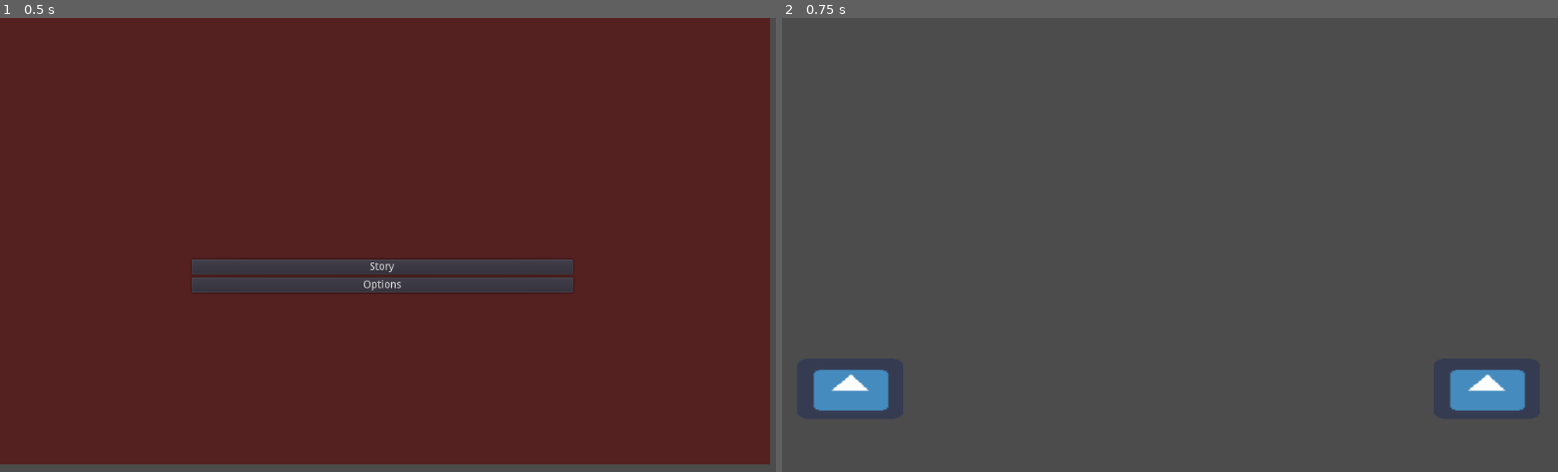
Above: before the commit, frames 1-2 (left to right).
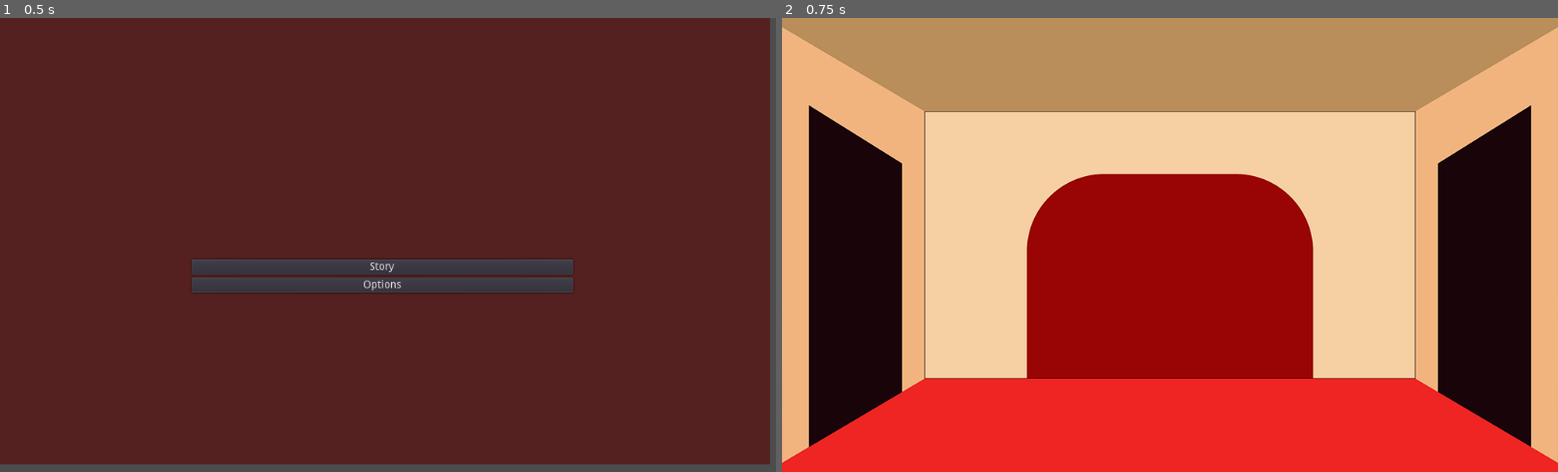
Above: after the commit, the same moments.

Repository: Jeremias-Pellegrino/DVBBGameJamNov2022
Game: Godot game, scene res://Menu/Menu.tscn
Two runs of this game, one before a commit and one after it. Both use one fixed random seed, a clock stepped at 60 frames per second and the inputs below. The engine's default icon, where the game draws it, is replaced by a stand-in: a white triangle on a blue panel in a dark square.
Inputs:
- Up to frame 1 (0.5 s): no input
- Up to frame 2 (0.75 s): click "Story" at 0.5 s

Frame 1 is identical in both runs. In frame 2, 100% of the frame differs, in the area x 0-100%, y 0-100%.

Commit message:
TRying to use resources for the rooms

Diff:
--- a/GenericScreen/GenericScreen.gd
+++ /dev/null
@@ -1,25 +0,0 @@
-tool
-extends Control
-
-export(String) var backgroundTexture
-export(String) var backgroundTexture2
-export(String) var backgroundTexture3
-export(String) var backgroundTexture4
-
-onready var textureRect : TextureRect = $TextureRect
-onready var leftButton : TextureButton = $LeftArrow
-onready var rightButton : TextureButton = $RightArrow
-
-# Called when the node enters the scene tree for the first time.
-func _ready():
-
-
-	pass
-
-
-func _on_LeftArrow_button_up():
-	pass # Replace with function body.
-
-
-func _on_RightArrow_button_up():
-	pass # Replace with function body.
--- /dev/null
+++ b/Level 1/Level 1.gd
@@ -0,0 +1,26 @@
+extends Control
+
+onready var scene = $Scene
+const path: String = "res://Level 2/Level 2.tscn"
+
+#ponele que sean 2 o 3, puede ser cualquiwer numero
+#las condiciones deben ser linkeadas a este script
+
+var conditions = [true, true]
+
+# Called when the node enters the scene tree for the first time.
+func _ready():
+	#load condtions
+	print("load lvl1")
+	pass
+
+# Called every frame. 'delta' is the elapsed time since the previous frame.
+func _process(delta):
+	var tmp = conditions.duplicate()
+	for condition in conditions:
+		if condition == true:
+			tmp.pop_front()
+
+	if tmp.empty():
+		pass
+		get_tree().change_scene(path)
--- a/GenericScreen/GenericScreen.tscn
+++ b/Level 1/Level 1.tscn
@@ -1,7 +1,8 @@
-[gd_scene load_steps=3 format=2]
+[gd_scene load_steps=4 format=2]
 
 [ext_resource path="res://icon.png" type="Texture" id=1]
-[ext_resource path="res://GenericScreen/GenericScreen.gd" type="Script" id=2]
+[ext_resource path="res://Level 1/Level 1.gd" type="Script" id=2]
+[ext_resource path="res://Level 1/teatro2.jpg" type="Texture" id=3]
 
 [node name="Control" type="Control"]
 anchor_right = 1.0
@@ -11,9 +12,10 @@
 "_edit_use_anchors_": false
 }
 
-[node name="TextureRect" type="TextureRect" parent="."]
+[node name="Background" type="TextureRect" parent="."]
 margin_right = 1020.0
 margin_bottom = 600.0
+texture = ExtResource( 3 )
 stretch_mode = 5
 __meta__ = {
 "_edit_use_anchors_": false
@@ -37,3 +39,6 @@
 margin_bottom = 530.0
 texture_normal = ExtResource( 1 )
 expand = true
+
+[connection signal="button_up" from="LeftArrow" to="." method="_on_LeftArrow_button_up"]
+[connection signal="button_up" from="RightArrow" to="." method="_on_RightArrow_button_up"]
--- a/Level 1/Level1.tscn
+++ /dev/null
@@ -1,15 +0,0 @@
-[gd_scene load_steps=2 format=2]
-
-[ext_resource path="res://GenericScreen/GenericScreen.tscn" type="PackedScene" id=2]
-
-[node name="Control" type="Control"]
-anchor_right = 1.0
-anchor_bottom = 1.0
-__meta__ = {
-"_edit_use_anchors_": false
-}
-
-[node name="Control" parent="." instance=ExtResource( 2 )]
-backgroundTexture = "res://Level 1/59ba637b1d96b.jpg"
-backgroundTexture2 = "res://Level 1/obras-teatro-municipal-telon.jpg"
-backgroundTexture3 = "res://Level 1/teatro_municipal_bahia_blanca-1020x600.webp"
--- /dev/null
+++ b/Level 2/Level 2.gd
@@ -0,0 +1,13 @@
+extends Node
+
+func _ready():
+	print("lvl 2 ready")
+
+func _on_LeftDoorButton_button_up():
+	print("lvl 2 left door")
+
+func _on_RightDoorButton_button_up():
+	print("lvl 2 right door")
+
+func _on_MiddleDoorButton_button_up():
+	print("lvl 2 middle door")
--- /dev/null
+++ b/Level 2/Level 2.tscn
@@ -0,0 +1,41 @@
+[gd_scene load_steps=3 format=2]
+
+[ext_resource path="res://Level 2/Placeholder laberinto.png" type="Texture" id=1]
+[ext_resource path="res://Level 2/Level 2.gd" type="Script" id=2]
+
+[node name="Control" type="Node"]
+script = ExtResource( 2 )
+
+[node name="TextureRect" type="TextureRect" parent="."]
+margin_right = 1024.0
+margin_bottom = 600.0
+texture = ExtResource( 1 )
+__meta__ = {
+"_edit_group_": true,
+"_edit_use_anchors_": false
+}
+
+[node name="LeftDoorButton" type="TextureButton" parent="."]
+margin_left = 34.0
+margin_top = 123.0
+margin_right = 160.0
+margin_bottom = 560.0
+__meta__ = {
+"_edit_use_anchors_": false
+}
+
+[node name="RightDoorButton" type="TextureButton" parent="."]
+margin_left = 863.0
+margin_top = 123.0
+margin_right = 988.0
+margin_bottom = 560.0
+
+[node name="MiddleDoorButton" type="TextureButton" parent="."]
+margin_left = 322.0
+margin_top = 208.0
+margin_right = 703.0
+margin_bottom = 475.0
+
+[connection signal="button_up" from="LeftDoorButton" to="." method="_on_LeftDoorButton_button_up"]
+[connection signal="button_up" from="RightDoorButton" to="." method="_on_RightDoorButton_button_up"]
+[connection signal="button_up" from="MiddleDoorButton" to="." method="_on_MiddleDoorButton_button_up"]
--- a/Menu/Menu.gd
+++ b/Menu/Menu.gd
@@ -1,7 +1,7 @@
 extends Control
 
 #onready var audioStreamPlayer = $AudioStreamPlayer
-const path: String = "res://Level 1/Level1.tscn"
+const path: String = "res://Level 1/Level 1.tscn"
 
 # Called when the node enters the scene tree for the first time.
 func _ready():
--- /dev/null
+++ b/Room.gd
@@ -0,0 +1,20 @@
+extends Resource
+
+export(int) var health
+export(Resource) var doors
+export(Array, String) var strings
+
+func _init(p_health = 0, p_doors = null, p_strings = []):
+	health = p_health
+	doors = p_doors
+	strings = p_strings
+
+
+# Called when the node enters the scene tree for the first time.
+func _ready():
+	pass # Replace with function body.
+
+
+# Called every frame. 'delta' is the elapsed time since the previous frame.
+#func _process(delta):
+#	pass
--- /dev/null
+++ b/Room.tres
@@ -0,0 +1,8 @@
+[gd_resource type="Resource" load_steps=2 format=2]
+
+[ext_resource path="res://Room.gd" type="Script" id=1]
+
+[resource]
+script = ExtResource( 1 )
+health = 0
+strings = [  ]
--- /dev/null
+++ b/for later/Main Controller/Main Controller.gd
@@ -0,0 +1,13 @@
+extends Control
+
+const path: String = "res://Level 1/Level 1.tscn"
+const level1 = preload("res://Level 1/Level 1.tscn")
+const level2 = preload("res://Level 2/Level 2.tscn")
+# Called when the node enters the scene tree for the first time.
+func _ready():
+	get_tree().change_scene(path)
+
+
+# Called every frame. 'delta' is the elapsed time since the previous frame.
+#func _process(delta):
+#	pass
--- /dev/null
+++ b/for later/Main Controller/Main Controller.tscn
@@ -0,0 +1,11 @@
+[gd_scene load_steps=2 format=2]
+
+[ext_resource path="res://for later/Main Controller/Main Controller.gd" type="Script" id=1]
+
+[node name="Main Controller" type="Control"]
+anchor_right = 1.0
+anchor_bottom = 1.0
+script = ExtResource( 1 )
+__meta__ = {
+"_edit_use_anchors_": false
+}
Binary file removed: GenericScreen/puerta d2.png
Renamed: Level 1/59ba637b1d96b.jpg -> Level 1/teatro.jpg
Not shown, changed: Level 1/teatro.jpg.import
Renamed: Level 1/obras-teatro-municipal-telon.jpg -> Level 1/teatro2.jpg
Not shown, changed: Level 1/teatro2.jpg.import
Renamed: Level 1/teatro_municipal_bahia_blanca-1020x600.webp -> Level 1/teatro3.webp
Not shown, changed: Level 1/teatro3.webp.import
Binary file added: Level 2/Placeholder laberinto.png
Not shown, changed: Level 2/Placeholder laberinto.png.import
Not shown, changed: .DS_Store
Not shown, added: .mono/.DS_Store
Not shown, added: .mono/assemblies/.DS_Store
(and 1 more such lines)
